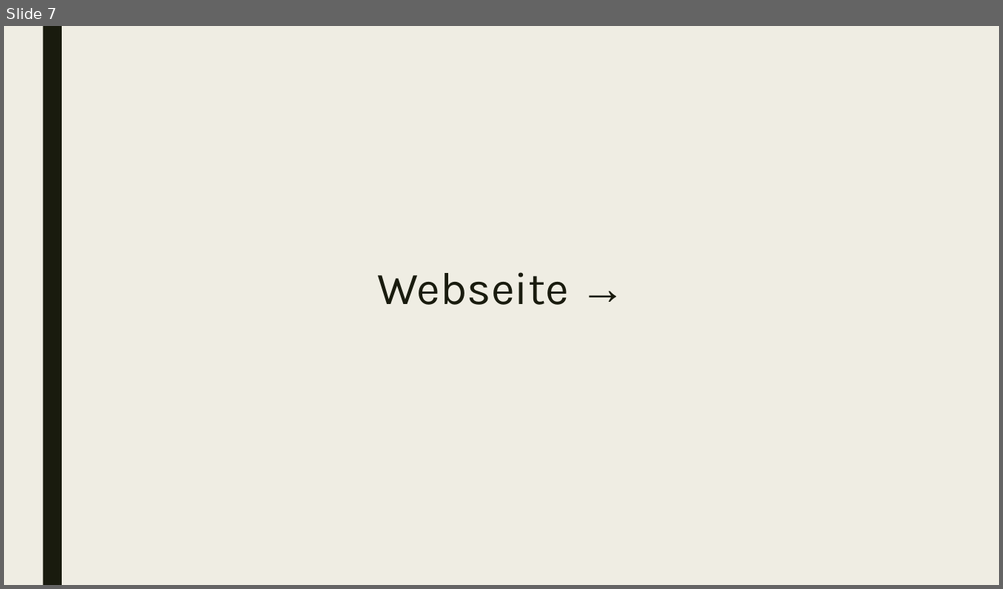
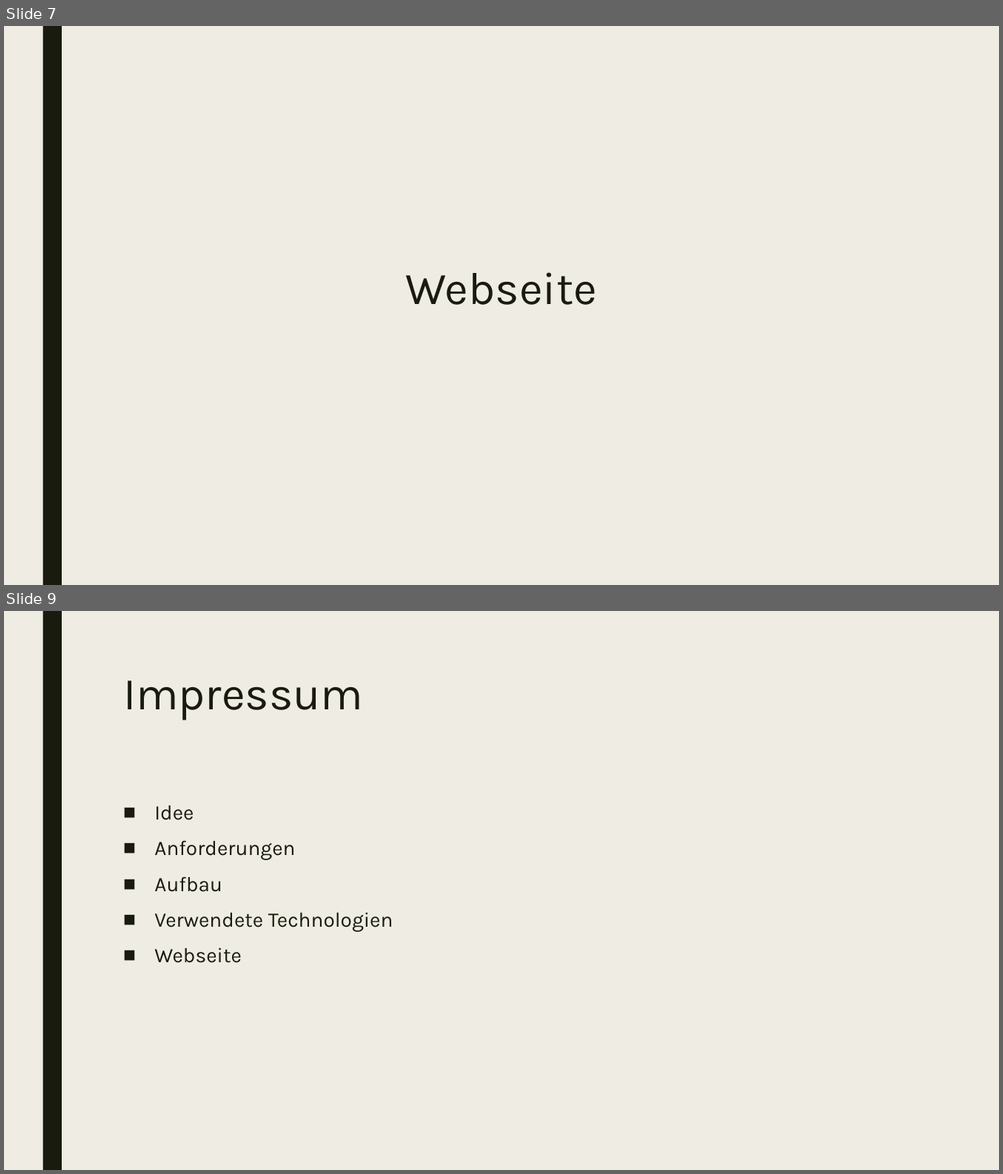
Before and after one commit to philippthuemler/WebEngineering_WordCounter, a slide deck: presentation_WordCounter.pptx. Shown one above the other, each under a label of ours: slide 7 before the commit, slides 7 and 9 after it; the slides between them are not shown. The pictures are 1003x589 and 1003x1174 pixels, drawn with LibreOffice and Linux fonts; fonts in the diff are those of the drawing. Boxes give left, top, right and bottom in pixels: in the first picture for what was removed or moved away, otherwise in the second. Text is boxed around its words. In the diff, an @@ line names an element or a change of style, - is before the commit and + after.

```diff
--- a/presentation_WordCounter.pptx
+++ b/presentation_WordCounter.pptx
@@ slide 9 added at (x1=4, y1=611, x2=999, y2=1170), background #EFEDE3; not listed: 1 template element that a slide beside it also shows @@
@@ text added at (x1=123, y1=681, x2=363, y2=721), 44 pt, text #191B0E @@
+Impressum
@@ text added at (x1=154, y1=806, x2=393, y2=963), 20 pt, text #191B0E @@
+■ Idee
+■ Anforderungen
+■ Aufbau
+■ Verwendete Technologien
+■ Webseite
@@ slide 7 changed as well @@
@@ text at (x1=406, y1=272, x2=597, y2=305): text changed @@
-Webseite →
+Webseite
```
Also in this commit, not shown: 1 other slide changed, 3 other slides added.
